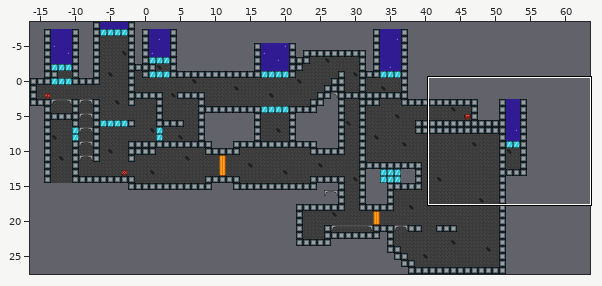
An edit to a level. Tiled map, assets/intro.tmx. The first picture is a wide view before the edit; the outline marks the close-up.
Close-up. Before:
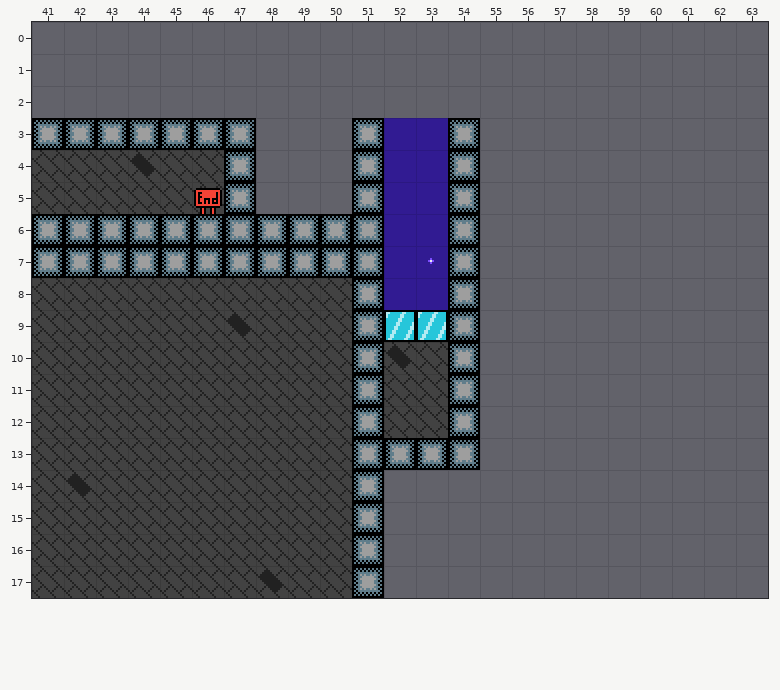
Cells are 16x16 px. Shown: x 41..63, y 0..17.
After:
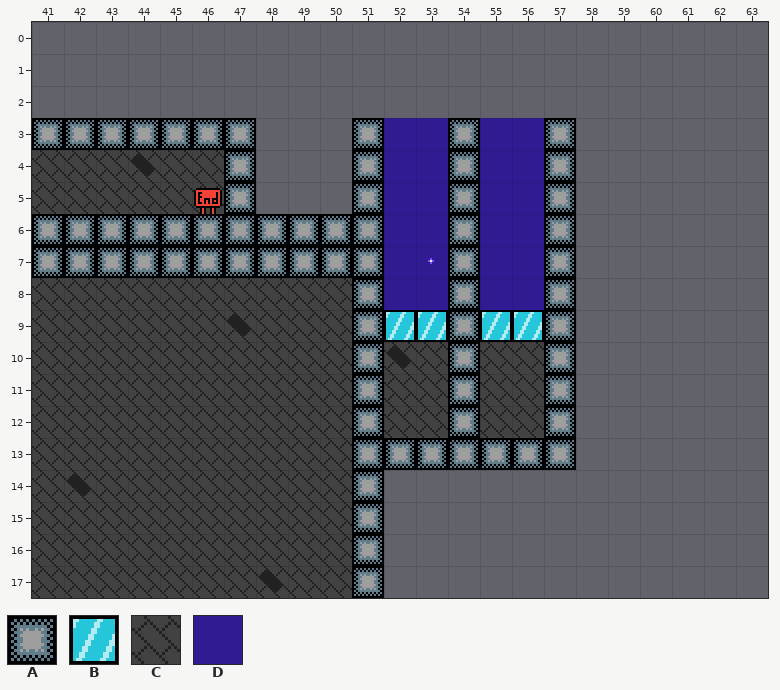
Key: from "phtiles16": A 0, B 1, C 9, D 10.
_ is an empty cell.
What changed:
Layer "background":
The edit adds tile C in rows 10 to 12 at x 55 to 56.
Layer "main":
The edit adds tile A in rows 3 to 12 at x 57; in row 13 at x 55 to 57.
The edit adds tile B in row 9 at x 55 to 56.
The edit adds tile D in rows 3 to 8 at x 55 to 56.
Boxes around the changes in both close-ups, in picture pixels (x1, y1, x2, y2):
added: (480, 118, 576, 470)
